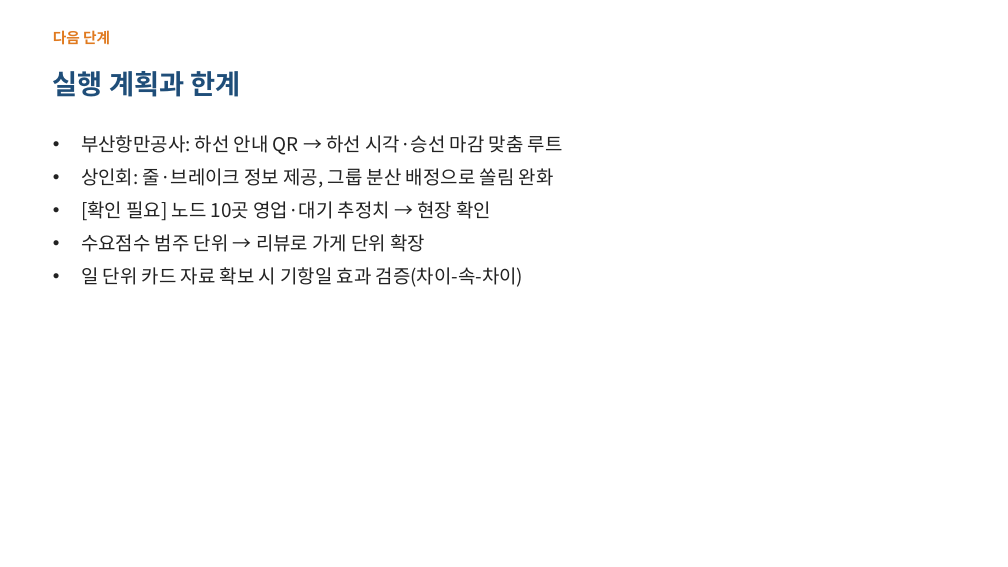
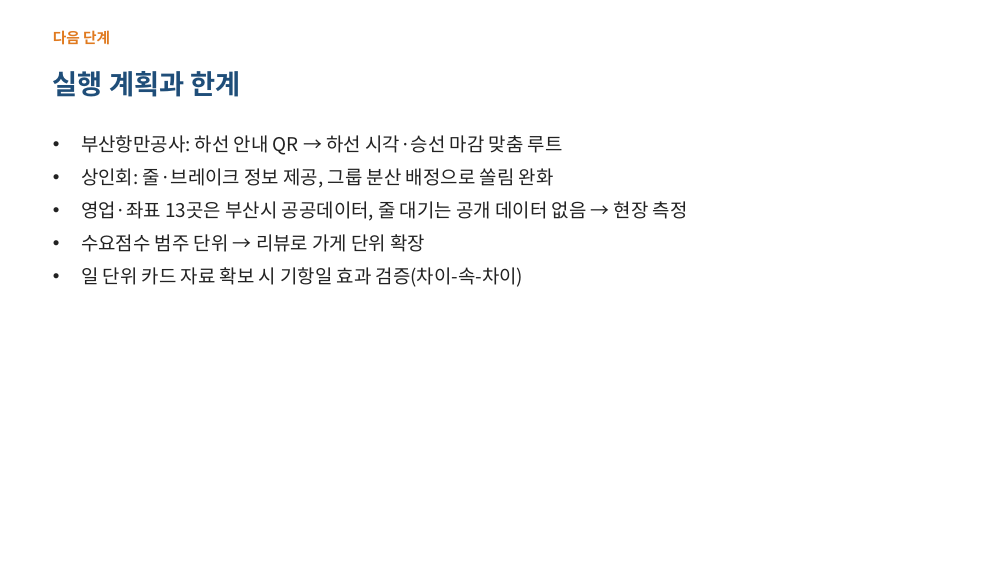
Before and after one commit to ddayoung03/busan-cruise-unpassing, a slide deck: slide 11 of 05_문서/3주차_발표자료.pptx. Drawn at 1008x567 pixels with LibreOffice and Linux fonts; fonts in the diff are those of the drawing. Boxes give left, top, right and bottom in pixels: in the first picture for what was removed or moved away, otherwise in the second. Text is boxed around its words. In the diff, an @@ line names an element or a change of style, - is before the commit and + after.

```diff
--- a/05_문서/3주차_발표자료.pptx
+++ b/05_문서/3주차_발표자료.pptx
@@ text at [81, 201, 688, 221]: text changed @@
-• [확인 필요] 노드 10곳 영업·대기 추정치 → 현장 확인
+• 영업·좌표 13곳은 부산시 공공데이터, 줄 대기는 공개 데이터 없음 → 현장 측정
```
Also in this commit, not shown: 4 other slides changed, 22 other files.
